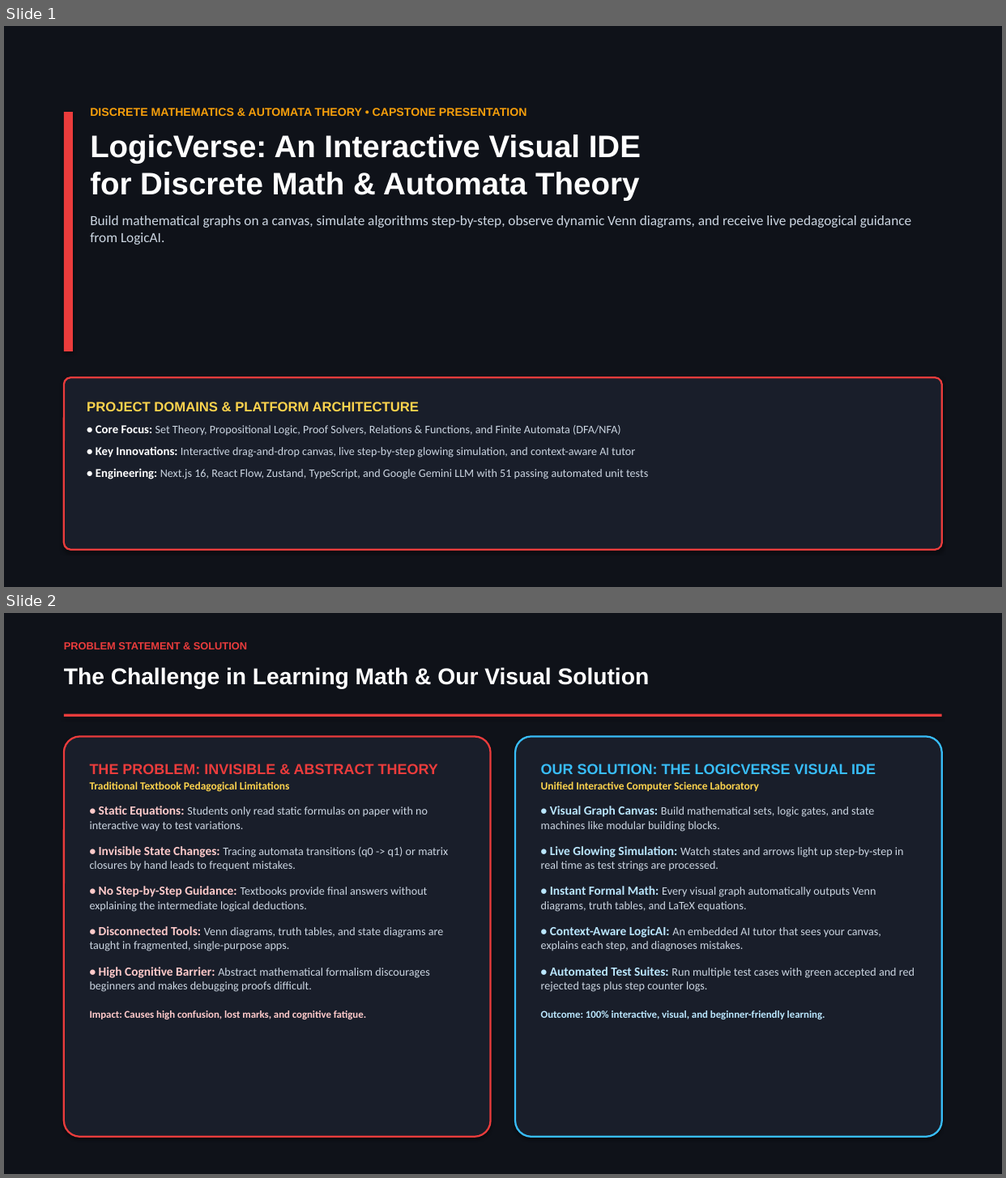
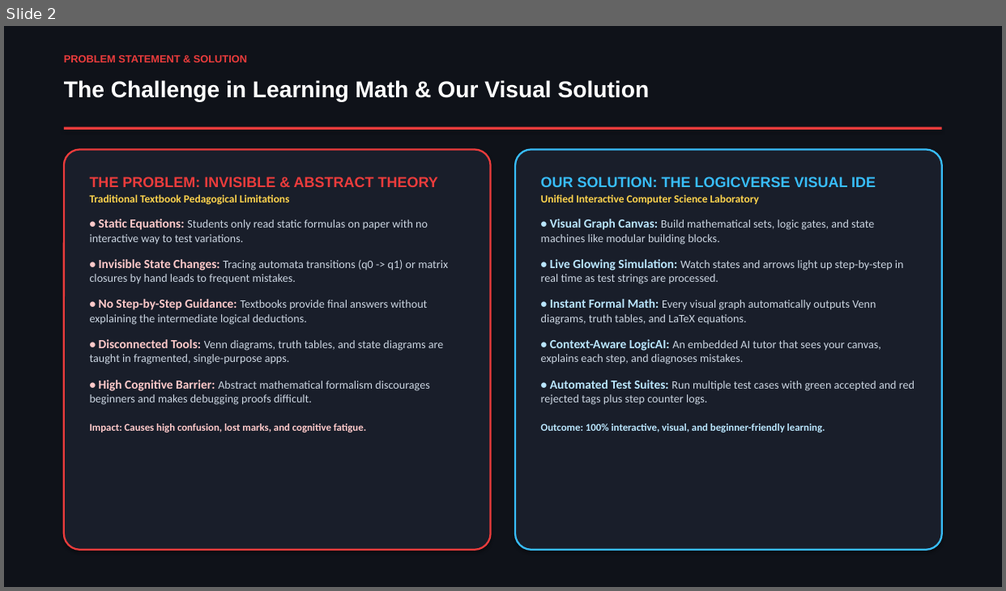
Before and after one commit to akash20065ray-sys/Logic_verse, a slide deck: LogicVerse_Presentation_Without_Names.pptx. Shown one above the other, each under a label of ours: slides 1 and 2 before the commit, slide 2 after it. The pictures are 1006x1178 and 1006x591 pixels, drawn with LibreOffice and Linux fonts; fonts in the diff are those of the drawing. Boxes give left, top, right and bottom in pixels: in the first picture for what was removed or moved away, otherwise in the second. Text is boxed around its words. In the diff, an @@ line names an element or a change of style, - is before the commit and + after.

```diff
--- a/LogicVerse_Presentation_Without_Names.pptx
+++ b/LogicVerse_Presentation_Without_Names.pptx
@@ slide 1 removed at (4, 26, 1002, 587), background #FFFFFF @@
@@ rectangle removed at (4, 26, 1002, 587) @@
@@ rectangle removed at (64, 112, 73, 352) @@
@@ text removed at (90, 108, 911, 245) @@
-DISCRETE MATHEMATICS & AUTOMATA THEORY • CAPSTONE PRESENTATION
-LogicVerse: An Interactive Visual IDE
-for Discrete Math & Automata Theory
-Build mathematical graphs on a canvas, simulate algorithms step-by-step, observe dynamic Venn diagrams, and receive live pedagogical guidance from LogicAI.
@@ rounded rectangle removed at (64, 378, 942, 550) @@
-PROJECT DOMAINS & PLATFORM ARCHITECTURE
-• Core Focus: Set Theory, Propositional Logic, Proof Solvers, Relations & Functions, and Finite Automata (DFA/NFA)
-• Key Innovations: Interactive drag-and-drop canvas, live step-by-step glowing simulation, and context-aware AI tutor
-• Engineering: Next.js 16, React Flow, Zustand, TypeScript, and Google Gemini LLM with 51 passing automated unit tests
```
Also in this commit, not shown: 1 slide added, 5 other files.
